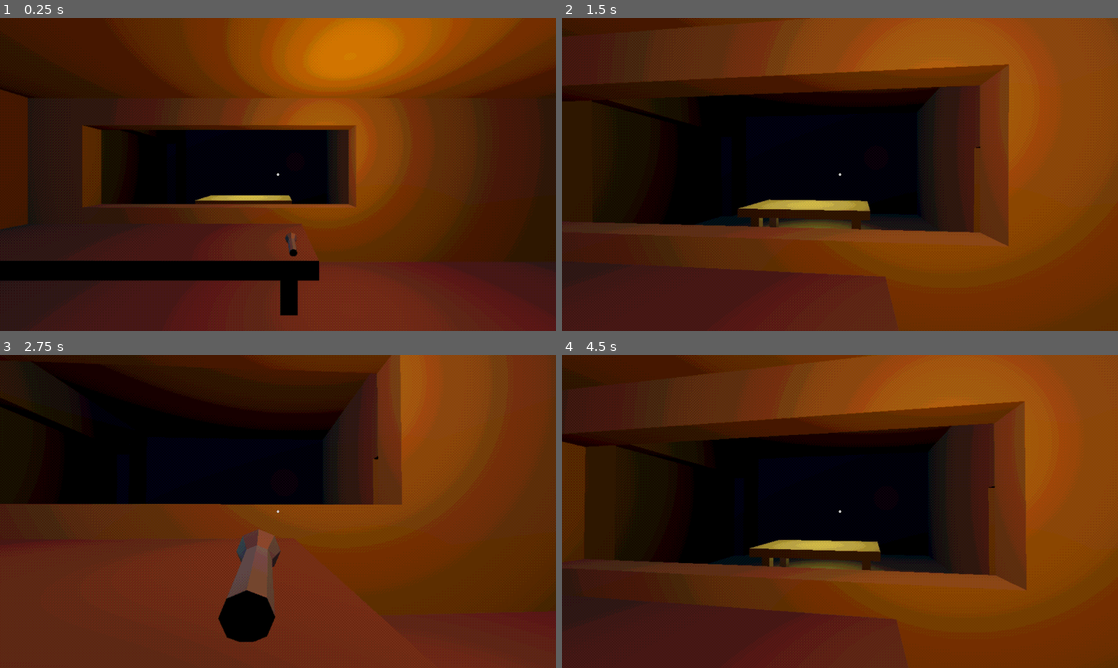
Above: before the commit, frames 1-4 (two rows, left to right).
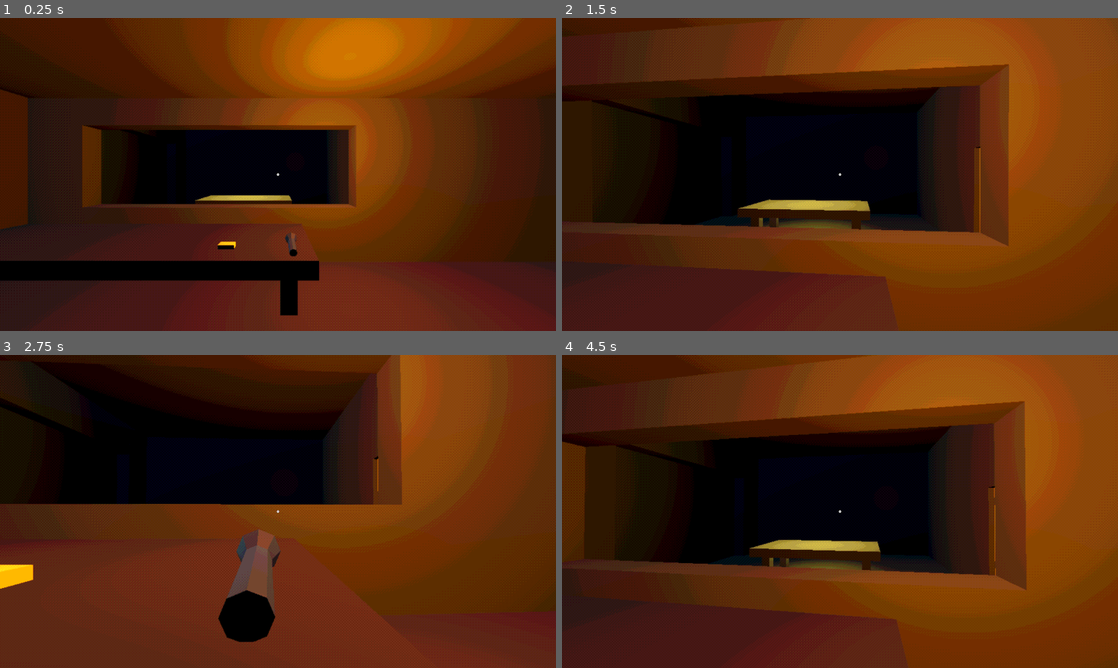
Above: after the commit, the same moments.

Repository: Tzeryushi/The-Filter
Game: Godot game, scene res://scenes/main.tscn
The game is run twice, just before and just after one commit, with the same random seed, the same clock (stepped at 60 frames per second) and the same inputs.
Inputs (mouse positions are in pixels of both pictures, inside the frame that each line leads up to):
- Up to frame 1 (0.25 s): no input
- Up to frame 2 (1.5 s): tap Enter at 0.5 s; move the mouse to (867, 174) at 0.52 s; hold G (drop) 0.53-1.28 s; hold W (move_forward) from 0.53 s (still down); tap E (interact) at 0.8, 1.35 s; move the mouse to (812, 174) at 1.27 s
- Up to frame 3 (2.75 s): keep holding W (move_forward); tap G (drop) at 1.55 s; tap Space at 2 s; move the mouse to (289, 505) at 2.02 s; hold Ctrl (crouch) from 2.03 s (still down); tap E (interact) at 2.3 s
- Up to frame 4 (4.5 s): keep holding W (move_forward); tap Enter at 2.75, 4.25 s; move the mouse to (834, 517) at 2.77 s; release Ctrl (crouch) at 2.78 s; tap G (drop) at 2.85 s; tap Space at 3.5 s; move the mouse to (878, 514) at 3.52 s; hold E (interact) 3.53-4.28 s; move the mouse to (795, 508) at 4.27 s; tap Mouse wheel up (swap_back) at 4.35 s

The runs differ from the first frame. In frame 1, less than 0.1% of the frame differs, in the area x 39-43%, y 71-74%; in frame 2, less than 0.1%; in frame 3, 0.4%, in the area x 0-69%, y 33-75%; in frame 4, less than 0.1%.

Commit message:
updated item placement

Diff:
--- a/entities/player/item_manager.gd
+++ b/entities/player/item_manager.gd
@@ -6,6 +6,7 @@
 
 @export var camera: PlayerCamera
 @export var anim_player: AnimationPlayer
+@export var player_arm: RayCast3D
 
 @export var starter_items: Array[String] # Will likely be empty in most circumstances.
 @export var item_ref_array: Array[PlayerItem]
@@ -98,6 +99,9 @@
 
 
 func pickup_item(item_name: String) -> void:
+	if current_item:
+		deactivate_item()
+
 	inventory_array.append(item_list[item_name])
 	current_item = inventory_array.back()
 	activate_item()
@@ -110,8 +114,14 @@
 
 	deactivate_item()
 	await anim_player.animation_finished
+
 	SceneManager.get_top_scene().add_child(new_item)
-	new_item.global_position = get_tree().get_first_node_in_group("player").global_position
+	# Find intersection from front of arm to the next environmental obstacle
+	if !player_arm.is_colliding():
+		new_item.global_position = get_tree().get_first_node_in_group("player").global_position
+	else:
+		new_item.global_position = player_arm.get_collision_point()
+
 	inventory_array.erase(current_item)
 	if !inventory_array.is_empty():
 		current_item = inventory_array.front()
--- a/entities/player/player.tscn
+++ b/entities/player/player.tscn
@@ -219,7 +219,7 @@
 
 [sub_resource type="Animation" id="Animation_q75sy"]
 resource_name = "flashlight_deactivate"
-length = 0.3
+length = 0.15
 tracks/0/type = "value"
 tracks/0/imported = false
 tracks/0/enabled = true
@@ -227,7 +227,7 @@
 tracks/0/interp = 1
 tracks/0/loop_wrap = true
 tracks/0/keys = {
-"times": PackedFloat32Array(0, 0.1, 0.3),
+"times": PackedFloat32Array(0, 0.075, 0.15),
 "transitions": PackedFloat32Array(2.07053, 1.86607, 1),
 "update": 0,
 "values": [Vector3(0.178292, 1.37255, -0.120309), Vector3(0.137107, 1.31606, -0.201271), Vector3(0.0547386, 1.20308, -0.156084)]
@@ -239,7 +239,7 @@
 tracks/1/interp = 1
 tracks/1/loop_wrap = true
 tracks/1/keys = {
-"times": PackedFloat32Array(0, 0.1, 0.3),
+"times": PackedFloat32Array(0, 0.075, 0.15),
 "transitions": PackedFloat32Array(2.07053, 1.86607, 1),
 "update": 0,
 "values": [Vector3(0, 0, 0), Vector3(-0.172014, 0, 0), Vector3(-1.50407, 0, 0)]
@@ -251,7 +251,7 @@
 tracks/2/interp = 1
 tracks/2/loop_wrap = true
 tracks/2/keys = {
-"times": PackedFloat32Array(0, 0.3),
+"times": PackedFloat32Array(0, 0.15),
 "transitions": PackedFloat32Array(1, 1),
 "update": 1,
 "values": [true, false]
@@ -356,11 +356,12 @@
 collide_with_areas = true
 script = ExtResource("9_4edco")
 
-[node name="ItemManager" type="Node3D" parent="PlayerCamera" node_paths=PackedStringArray("camera", "anim_player", "item_ref_array")]
+[node name="ItemManager" type="Node3D" parent="PlayerCamera" node_paths=PackedStringArray("camera", "anim_player", "player_arm", "item_ref_array")]
 transform = Transform3D(1, 0, 0, 0, 1, 0, 0, 0, 1, 0, -1.569, 0)
 script = ExtResource("8_3ahaa")
 camera = NodePath("..")
 anim_player = NodePath("InventoryRig/AnimationPlayer")
+player_arm = NodePath("../InteractionRay")
 item_ref_array = [NodePath("InventoryRig/BasePlayerItem"), NodePath("InventoryRig/Flashlight")]
 
 [node name="InventoryRig" type="Node3D" parent="PlayerCamera/ItemManager"]
--- a/scenes/levels/base_level.tscn
+++ b/scenes/levels/base_level.tscn
@@ -7,6 +7,7 @@
 [ext_resource type="PackedScene" uid="uid://kk3y28vjjn1y" path="res://assets/environments/interrogation_rooms.glb" id="5_oxn2n"]
 [ext_resource type="PackedScene" uid="uid://dmkdd0duqokw8" path="res://assets/interactables/doors/normal_door.tscn" id="6_2g6o2"]
 [ext_resource type="PackedScene" uid="uid://b61q3hx5rb66g" path="res://assets/interactables/items/flashlight/flashlight.tscn" id="7_lhejl"]
+[ext_resource type="PackedScene" uid="uid://bgh3b6i7dfqko" path="res://assets/interactables/items/base_item.tscn" id="8_0hdwf"]
 
 [sub_resource type="ConcavePolygonShape3D" id="ConcavePolygonShape3D_48sm3"]
 data = PackedVector3Array(-2.8, 0, 3.9999, 0, 0, 0, 0, 0, 3.9999, -2.8, 0, 3.9999, -2.8, 0, 0, 0, 0, 0)
@@ -260,5 +261,11 @@
 [node name="Flashlight" parent="." instance=ExtResource("7_lhejl")]
 transform = Transform3D(1, 0, 0, 0, 1, 0, 0, 0, 1, -57.2584, 0.700001, -15.3188)
 
+[node name="BaseItem" parent="." instance=ExtResource("8_0hdwf")]
+transform = Transform3D(1, 0, 0, 0, 1, 0, 0, 0, 1, -58.06, 0.7, -15.4082)
+
+[node name="NormalDoor" parent="." instance=ExtResource("6_2g6o2")]
+transform = Transform3D(-4.37114e-08, 0, -1, 0, 1, 0, 1, 0, -4.37114e-08, -54.8, 0, -19)
+
 [editable path="SubViewportContainer/SubViewport/GameSpace/hallway"]
 [editable path="SubViewportContainer/SubViewport/GameSpace/interrogation_rooms"]
Not shown: 1 places in scenes/levels/base_level.tscn that only renumber resources
